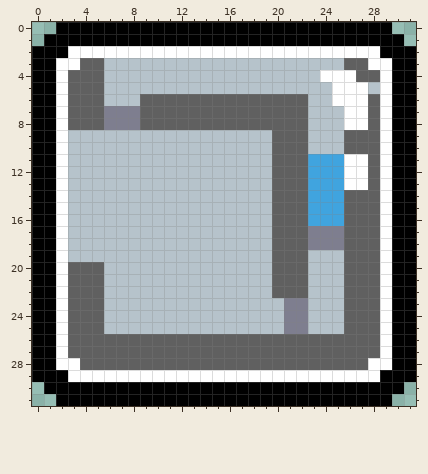
Pixel-art file -- assets/levels/minimap/auto.aseprite. The picture above was drawn from the file before the commit.
32x32 pixels, 1 frame.
The same view after the edit:
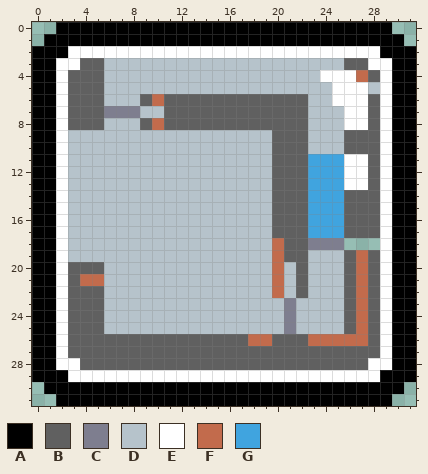
Palette (. is transparent): A #000000  B #606060  C #7e7e8f  D #b6c3cb  E #ffffff  F #c26b4c  G #40a4df
Difference:
Changed rows in their new state; - is an unchanged pixel.
first column x 6:
 4 ---------------------F
 6 ----F-----------------
 7 ---DD-----------------
 8 DDD-F-----------------
first column x 4:
17 -------------------GGG---
18 ----------------F-----...
19 ----------------F------F-
20 ----------------FD-----F-
21 FF--------------FD-----F-
22 ----------------FD-----F-
23 ------------------D----F-
24 ------------------D----F-
25 ------------------D----F-
26 --------------FF---FFFFF-
